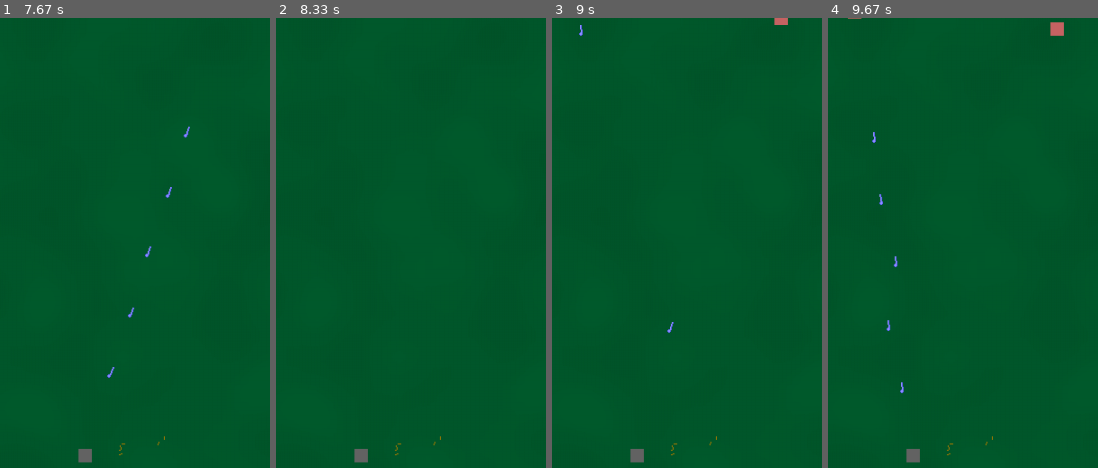
Above: before the commit, frames 1-4 (left to right).
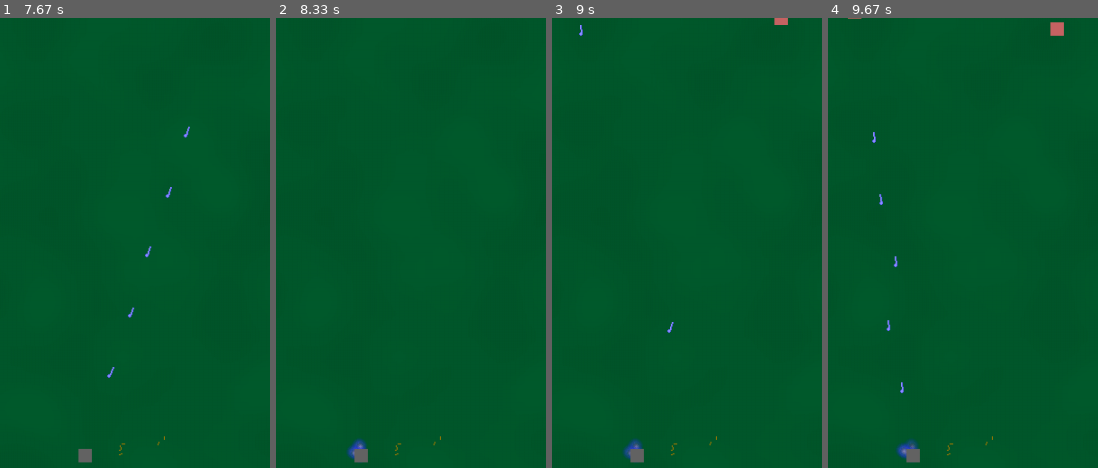
Above: after the commit, the same moments.

Repository: SNIPRS/mnb_halo
Game: pygame game, started from main.py
Two runs of this game, one before a commit and one after it. Both use one fixed random seed, a clock stepped at 60 frames per second and the inputs below.
Inputs (mouse positions are % of the whole screen's width and height, from its top left):
- Up to frame 1 (7.67 s): click (51, 81) at 0.38 s; click (50, 57) at 0.72 s
- Up to frame 2 (8.33 s): no input
- Up to frame 3 (9 s): no input
- Up to frame 4 (9.67 s): no input
The pictures show only the part of the screen within x 35-85%, y 8-58%; the shares and areas given below are measured in that part.

Frame 1 is identical in both runs. In frame 2, 0.2% of the frame differs, in the area x 26-34%, y 93-99%; in frame 3, 0.2%; in frame 4, 0.2%, in the area x 25-34%, y 93-98%.

Commit message:
plasma impact

Diff:
--- a/sprite/decal.py
+++ b/sprite/decal.py
@@ -115,6 +115,38 @@
         if self.duration < 0:
             self.kill()
 
+class PlasmaImpact(Decal):
+    def __init__(self, start: Tuple[float, float], duration: int = 10*G.FPS,
+                 colour: str = 'blue', decay_time: int = 3*G.FPS):
+        super().__init__(start, duration)
+        fname = f'assets/decals/burns/plasma_center0.png'
+        self.img = pygame.image.load(fname).convert_alpha()
+        self.start = center_rect(self.img.get_rect(), *start)
+        self.decay_time = decay_time
+        self.alph_decay = 255 // decay_time
+        self.alph = 255
+
+        fname = f'assets/decals/explosion/plasma_mark/{colour}.png'
+        self.imgb = pygame.image.load(fname).convert_alpha()
+        self.startb = center_rect(self.imgb.get_rect(), *start)
+        self.startb = self.startb[0]-1, self.startb[1]-1 # idk why
+        self.decay_timeb = decay_time
+        self.alph_decayb = 255 // decay_time
+        self.alphb = 255
+
+    def frame(self):
+        self.duration -= 1
+        self.alphb -= self.alph_decayb
+        if self.duration < self.decay_time:
+            self.alph -= self.alph_decay
+            self.img.set_alpha(self.alph)
+        G.WINDOW.blit(self.img, self.start)
+        if self.alphb > 0:
+            self.imgb.set_alpha(self.alphb)
+            G.WINDOW.blit(self.imgb, self.startb)
+        if self.duration < 0:
+            self.kill()
+
 class SimpleBurn(Decal):
     def __init__(self, start: Tuple[float, float], duration: int = 10*G.FPS,
                  size: str = 'mini', decay_time: int = 3*G.FPS):
--- a/sprite/projectile.py
+++ b/sprite/projectile.py
@@ -52,11 +52,14 @@
         elif self.impact_type == 'explosion':
             impact = Explosion(self.end)
             G.DECALS.add(impact)
-        if self.impact_type == 'mini_burn':
+        elif self.impact_type == 'mini_burn':
             impact = SimpleBurn(self.end, size='mini')
             G.DECALS.add(impact)
-        if self.impact_type == 'micro_burn':
+        elif self.impact_type == 'micro_burn':
             impact = SimpleBurn(self.end, size='micro')
+            G.DECALS.add(impact)
+        elif self.impact_type == 'plasma_burn_blue':
+            impact = PlasmaImpact(self.end, colour='blue')
             G.DECALS.add(impact)
 
 class ProjectileBullet(Projectile):
@@ -141,6 +144,7 @@
         self.done = False
         dis, self.dx, self.dy = displacement(start, end)
         self.apply_frames = ceil(dis/self.speed)
+        self.impact_type = 'plasma_burn_blue'
 
     def frame(self):
         if self.initial_delay > 0:
@@ -163,6 +167,9 @@
             self._damage()
             self.done = True
             self.kill()
+
+class ProjectileShredder(Projectile):
+    pass
 
 class ProjectileSpark(ProjectileBolt):
     def __init__(self, start, end = None, initial_delay = 0):
Binary file added: assets/decals/burns/plasma_center0.png
Binary file added: assets/decals/burns/plasma_center1.png
Binary file added: assets/decals/explosion/plasma_mark/blue.png
Binary file added: assets/decals/explosion/plasma_mark/green.png
Binary file added: assets/decals/explosion/plasma_mark/orange.png
Binary file added: assets/decals/explosion/plasma_mark/yellow.png
Not shown, changed: misc/testing.ipynb
